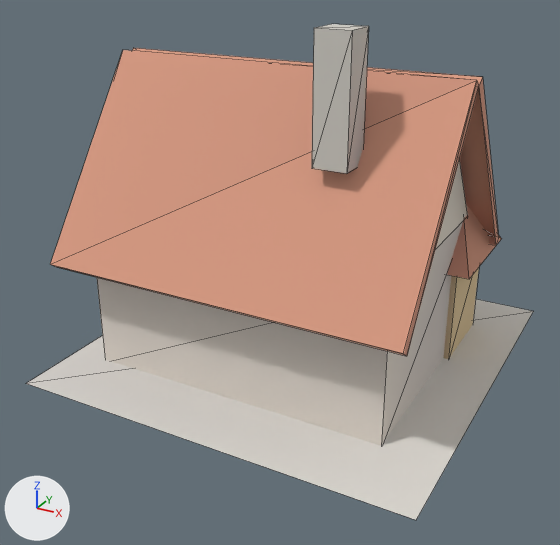
What one commit did to the glTF model client/public/models/house_citizens.v2.lite.glb.
Before and after are seen from a 50 mm lens placed at (1.58, -3.1, 1.94), pointed at (-0.03, -0.18, 0.48). The lights are fixed; the arrows at lower left show +X, +Y and +Z. The older version comes first. Mesh edges are drawn as thin lines. Vertices at exactly the same position are counted once.

Names of what the first picture shows: 'house_citizens'.
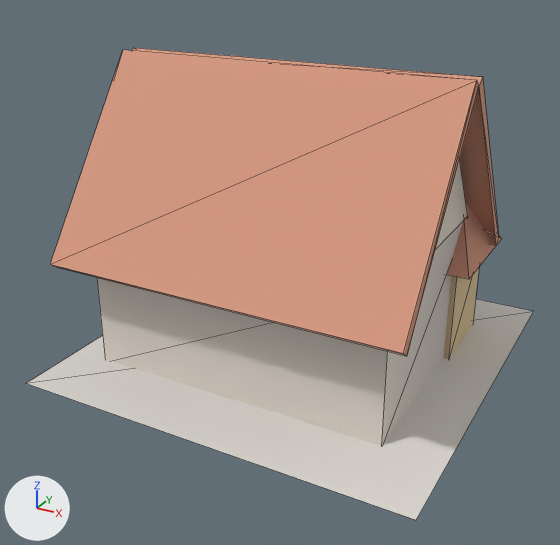
Changed parts and their boxes (x1, y1, x2, y2) in the pictures (560 x 545 px):
'house_citizens', reshaped: before (26, 24, 533, 520); after (26, 48, 533, 520)
part 1 of me_house_citizens, deleted: before (312, 24, 369, 173)
part 2 of me_house_citizens, edited (looks the same): (50, 48, 478, 264) in both

The change in detail:
me_house_citizens is used by ob_house_citizens; location (0.0, 0.0, 0.0).
me_house_citizens had 56 vertices, 66 faces and spanned x -0.95..0.95, y -0.95..0.95, z 0.0..1.62.
me_house_citizens now has 44 vertices, 54 faces and spans x -0.95..0.95, y -0.95..0.95, z 0.0..1.43.
me_house_citizens part 1: the loose piece of 8 vertices spanning x 0.28..0.43, y -0.47..-0.32, z 1.1..1.62 is deleted.
me_house_citizens part 2: 2 kept faces spanning x -0.89..0.8, y -0.76..-0.06, z 0.56..1.43 get new vertex colours; the middle colour goes from beige #d79a82 to beige #da9c83.
Other edits to the shape of me_house_citizens do not show in these pictures.
